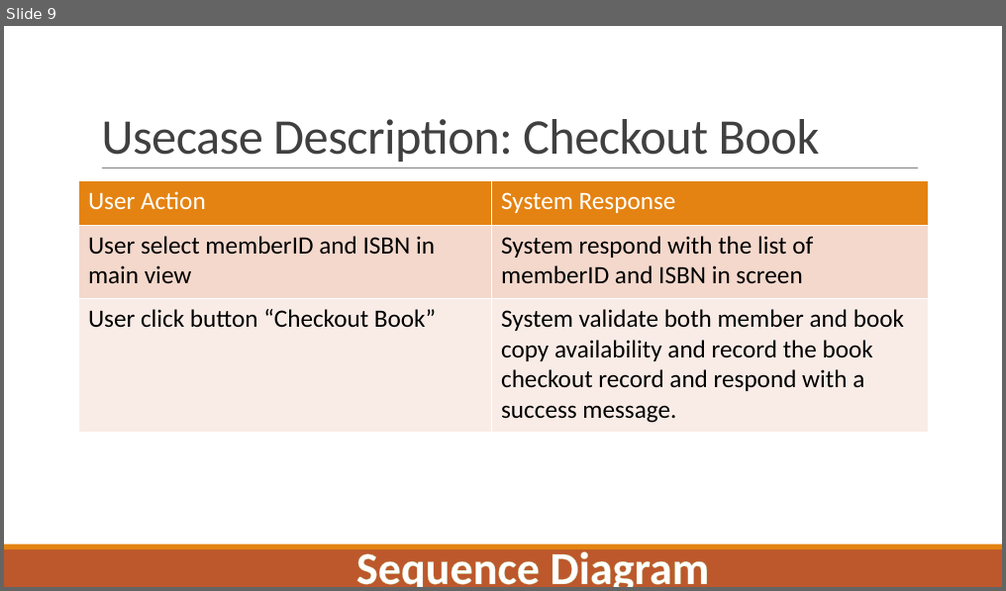
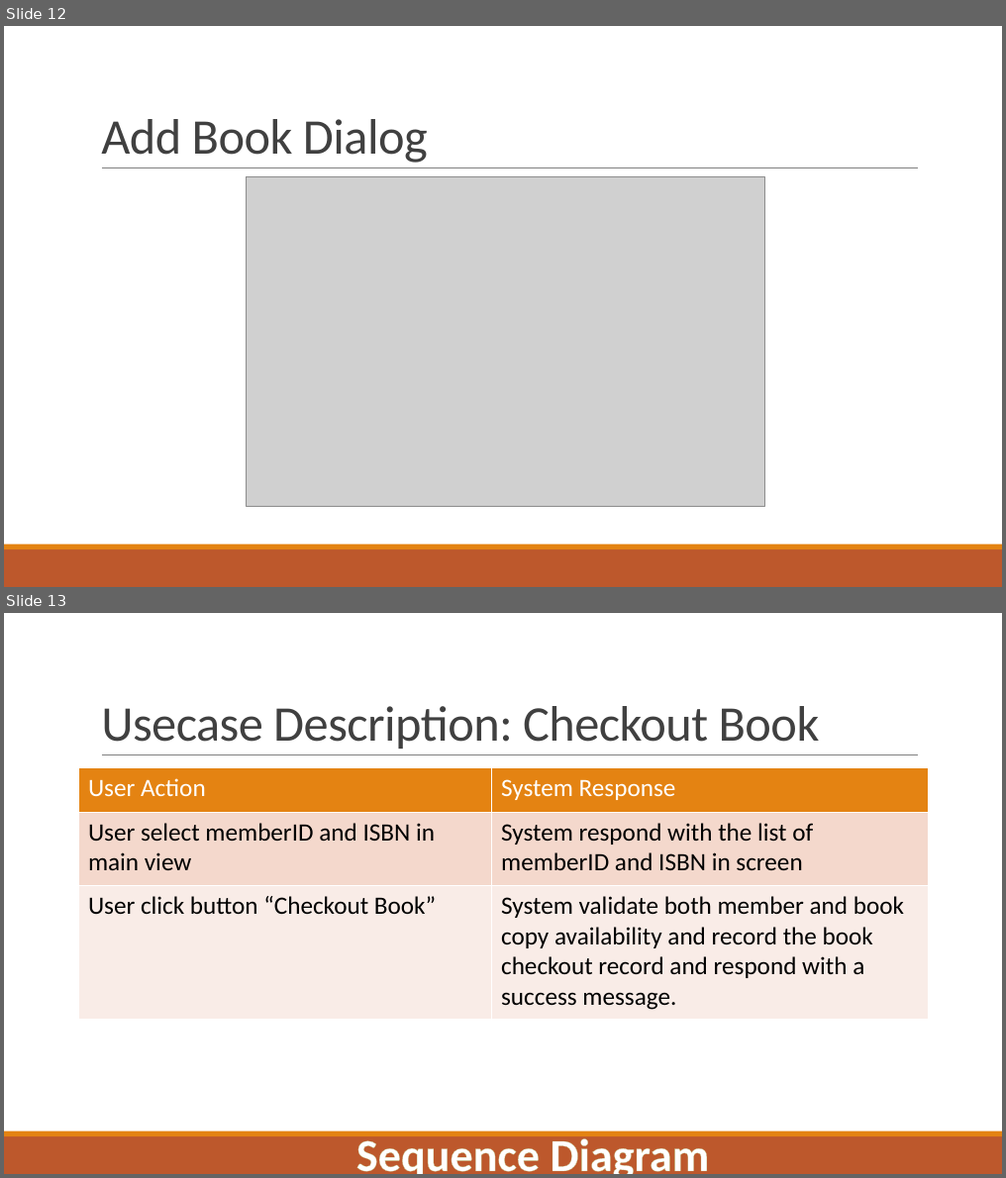
Before and after one commit to khanpn/miu-mpp-librarysystem, a slide deck: Slide/3N Slide.pptx. Shown one above the other, each under a label of ours: slide 9 before the commit, slides 12 and 13 after it. The pictures are 1006x591 and 1006x1178 pixels, drawn with LibreOffice and Linux fonts; fonts in the diff are those of the drawing; grey boxes stand for pictures. Boxes give left, top, right and bottom in pixels: in the first picture for what was removed or moved away, otherwise in the second. Text is boxed around its words. In the diff, an @@ line names an element or a change of style, - is before the commit and + after.

```diff
--- a/Slide/3N Slide.pptx
+++ b/Slide/3N Slide.pptx
@@ slide 12 added at (x1=4, y1=26, x2=1002, y2=587), background #FFFFFF; not listed: 3 template elements that a slide beside it also shows @@
@@ title added at (x1=101, y1=119, x2=428, y2=163), 48 pt, text #404040 @@
+Add Book Dialog
@@ picture added at (x1=246, y1=177, x2=764, y2=506) @@
@@ what was slide 9 is now slide 13 @@
```
Also in this commit, not shown: 4 slides changed, 3 other slides added, 2 other files.
